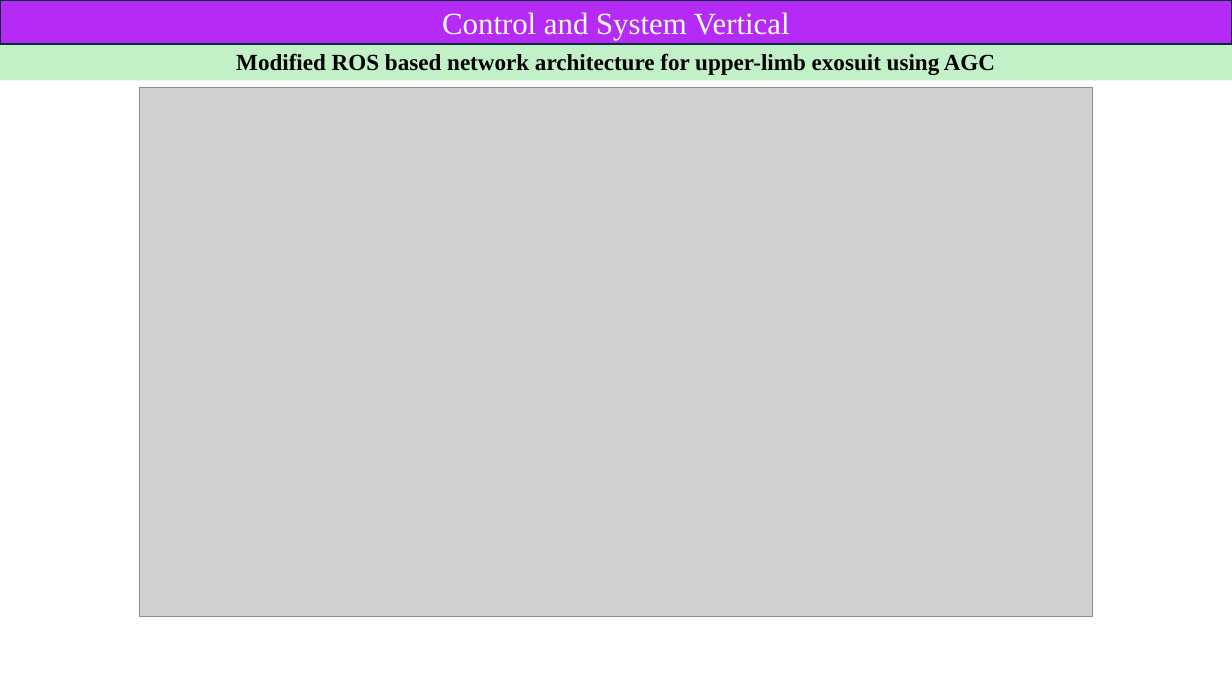
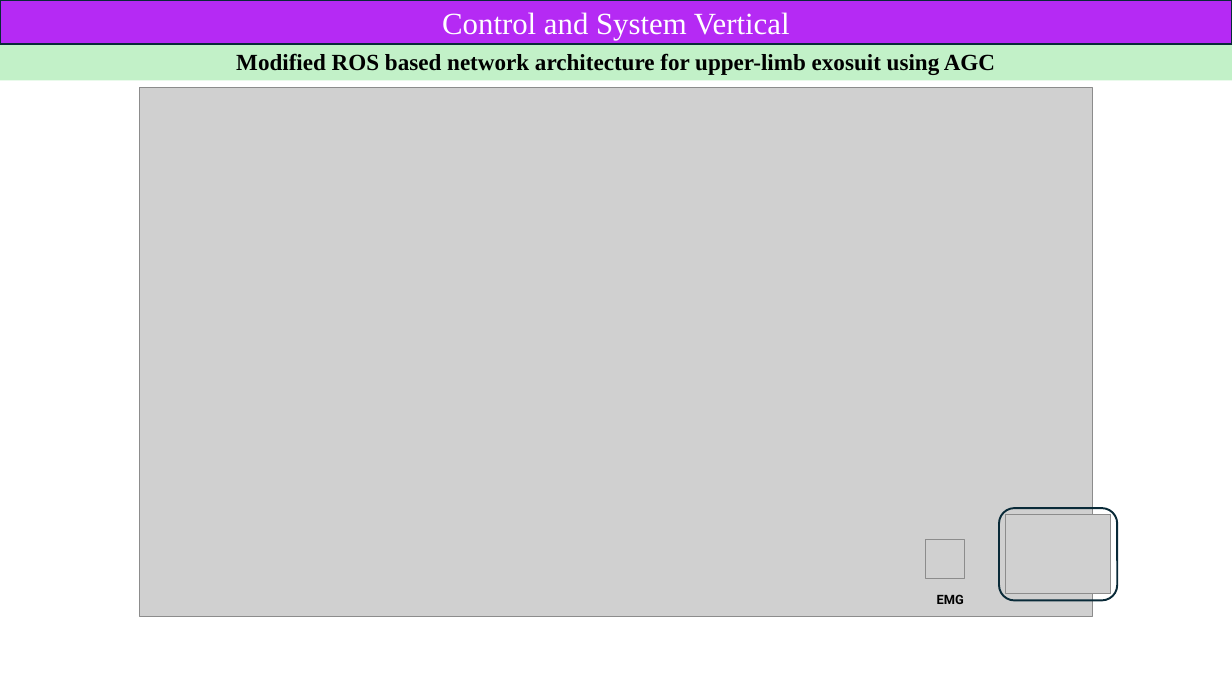
Before and after one commit to Govind2002/Upperlimb_Exosuit_sim, a slide deck: slide 11 of TEC_control.pptx. Drawn at 1232x693 pixels with LibreOffice and Linux fonts; fonts in the diff are those of the drawing; grey boxes stand for pictures. Boxes give left, top, right and bottom in pixels: in the first picture for what was removed or moved away, otherwise in the second. Text is boxed around its words. In the diff, an @@ line names an element or a change of style, - is before the commit and + after.

```diff
--- a/TEC_control.pptx
+++ b/TEC_control.pptx
@@ rounded rectangle added at (x1=999, y1=508, x2=1117, y2=601), outline #092A39 1.5 pt @@
@@ picture added at (x1=1006, y1=515, x2=1111, y2=594) @@
@@ picture added at (x1=926, y1=540, x2=965, y2=579) @@
@@ text added at (x1=937, y1=594, x2=964, y2=604), 10 pt, text #000000, bold @@
+EMG
```
Also in this commit, not shown: 3 other slides changed, 3 slides added.
